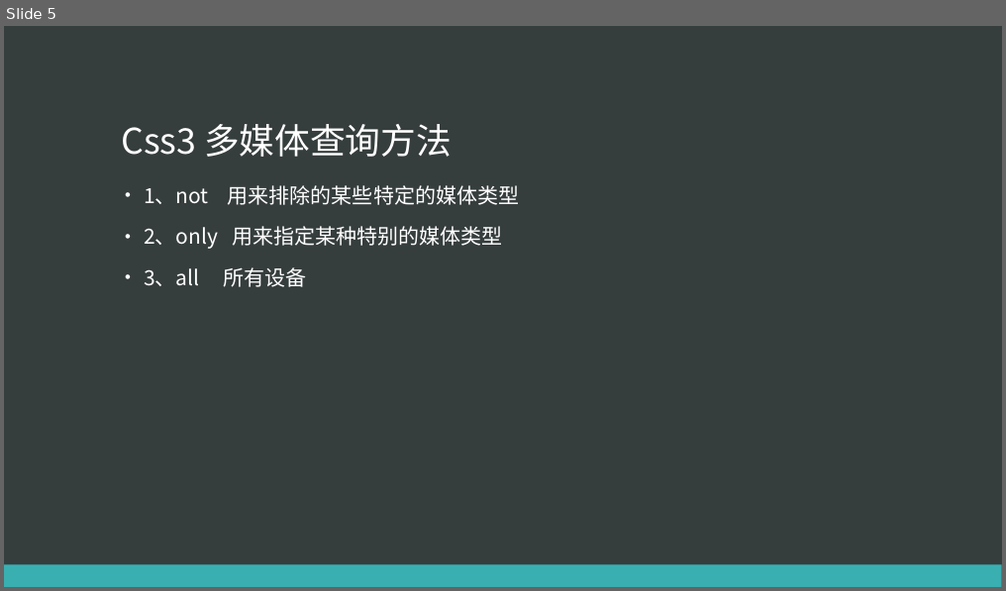
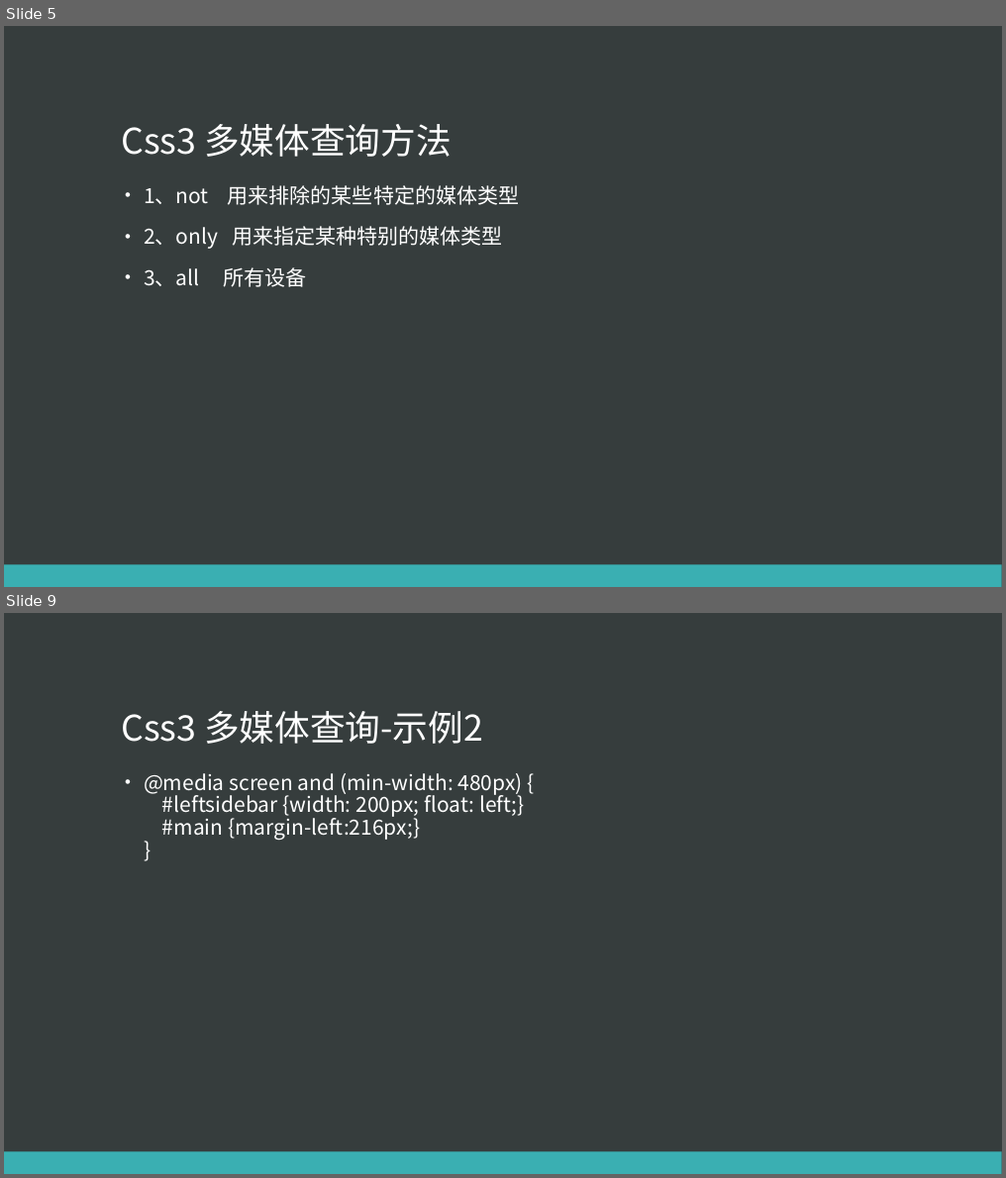
Before and after one commit to eventao/courseware, a slide deck: ppt/css3/css3-media.pptx. Shown one above the other, each under a label of ours: slide 5 before the commit, slides 5 and 9 after it; the slides between them are not shown. The pictures are 1006x591 and 1006x1178 pixels, drawn with LibreOffice and Linux fonts; fonts in the diff are those of the drawing. Boxes give left, top, right and bottom in pixels: in the first picture for what was removed or moved away, otherwise in the second. Text is boxed around its words. In the diff, an @@ line names an element or a change of style, - is before the commit and + after.

```diff
--- a/ppt/css3/css3-media.pptx
+++ b/ppt/css3/css3-media.pptx
@@ slide 9 added at [4,613,1002,1174], background #363D3D; not listed: 1 template element that a slide beside it also shows @@
@@ title added at [121,711,483,744], 34 pt, text #FFFFFF @@
+Css3 多媒体查询-示例2
@@ text added at [144,773,525,840], 20 pt, text #FFFFFF @@
+• @media screen and (min-width: 480px) {
+  #leftsidebar {width: 200px; float: left;}
+  #main {margin-left:216px;}
+  }
```
Also in this commit, not shown: 3 slides changed, 1 other slide added, 1 other file.
